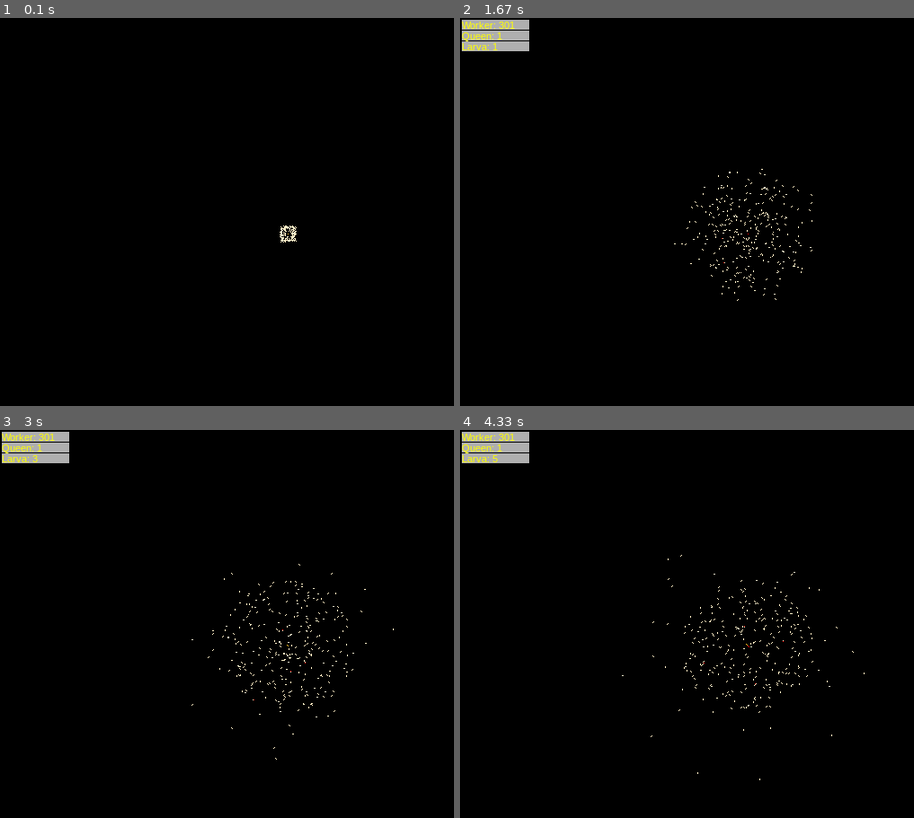
Above: before the commit, frames 1-4 (two rows, left to right).
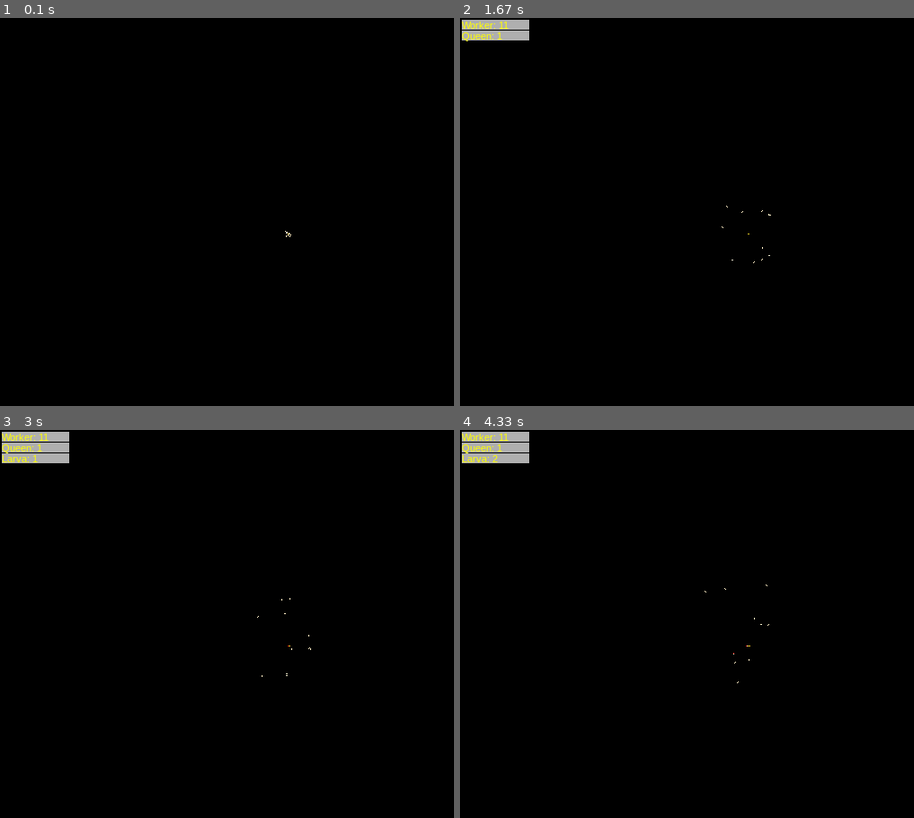
Above: after the commit, the same moments.

Repository: buxx/simtermites
Game: pygame game, started from main.py
The game is run twice, just before and just after one commit, with the same random seed, the same clock (stepped at 60 frames per second) and the same inputs. The source is Python 2; it was converted automatically to run under Python 3.
Inputs:
- Up to frame 1 (0.1 s): no input
- Up to frame 2 (1.67 s): no input
- Up to frame 3 (3 s): no input
- Up to frame 4 (4.33 s): no input

The runs differ from the first frame. In frame 1, less than 0.1% of the frame differs, in the area x 61-66%, y 53-58%; in frame 2, 0.7%, in the area x 0-78%, y 0-73%; in frame 3, 0.3%; in frame 4, 0.3%.

Commit message:
PPassage a l'age adulte des Larves (work hardcoded)

Diff:
--- a/config/Configuration.py
+++ b/config/Configuration.py
@@ -5,16 +5,16 @@
   CONF_SCREEN_WIDTH_MIDDLE = 320
   CONF_SCREEN_HEIGHT = 480
   CONF_SCREEN_HEIGHT_MIDDLE = 240
-  CONF_CLOCK_TICK = None # None is allowed
+  CONF_CLOCK_TICK = 25 # None is allowed
 
-  CONF_TERMITES_COUNT_WORKER_NOWORK = 100
-  CONF_TERMITES_COUNT_WORKER_NURSING = 200
+  CONF_TERMITES_COUNT_WORKER_NOWORK = 5
+  CONF_TERMITES_COUNT_WORKER_NURSING = 5
 
   """
   Position de zones
   """
   ZONE_NURSERY_POSITION = [320, 240]
-  ZONE_NURSERY_RADIUS = 74
+  ZONE_NURSERY_RADIUS = 34
 
   """
   Regles pour les zones
@@ -42,5 +42,15 @@
   TERMITE_QUEEN_MOVE_WAIT_PROBABILITY = [99, 100]
   TERMITE_MOVE_DIRECTION_SAME_WAY_PROBABILITY = [1, 1]
   TERMITE_MOVING_SAME_WAY_SLIGHTLY_TURN_PROBABILITY = [1, 2]
-  """ La rein pond un eouf tous les x cycles """
+  """ La reine pond un eouf tous les x cycles """
   TERMITE_QUEEN_LAY_EACH_CYCLE = 50
+
+  """
+    Cycles de vies
+  """
+  LILECYCLE_EACH_CYCLE = 25
+  """ Duree de vie maximum """
+  TERMITES_LIFETIMES = {
+    'Worker' : 900 # 900:15min
+  }
+  LARVA_HATCH_CYCLES = 60 # 300:5min
--- a/lib/actions/Lay.py
+++ b/lib/actions/Lay.py
@@ -11,4 +11,3 @@
 
   def do(self):
     self.simulation.termites_simulator.addNewObjectToSimulation(self.brain.host.getLayPosition(), self.egg)
-    self.simulation.core.statistics.increaseData('Larva')
--- a/lib/entity/ObjectAlive.py
+++ b/lib/entity/ObjectAlive.py
@@ -7,6 +7,7 @@
   last_direction = None
   length = None
   brain = None
+  lifecycle_left = -1
 
   def __init__(self, brain, length):
 
@@ -46,3 +47,6 @@
 
   def getBeforeLastPosition(self):
     return self.trace[self.length-2]
+
+  def runLifeCycle(self, simulation):
+    pass
--- a/lib/entity/bug/termite/Larva.py
+++ b/lib/entity/bug/termite/Larva.py
@@ -1,10 +1,13 @@
 from lib.entity.bug.termite.Termite import Termite
 from lib.brain.bug.termite.Larva import Larva as LarvaBrain
 from collections import deque
+from lib.entity.bug.termite.Worker import Worker
+from config.Configuration import Configuration
 
 class Larva(Termite):
 
   color = 255, 0, 0
+  hatch_cyles = Configuration.LARVA_HATCH_CYCLES
 
   def __init__(self):
     Termite.__init__(self, LarvaBrain(self), 1)
@@ -13,7 +16,6 @@
     if self.carried_by == None:
       return self.position
     else:
-      print('deplacement larve porte')
       return self.carried_by.getPosition()
 
   def setCarriedBy(self, carrier):
@@ -24,3 +26,19 @@
     # etrange ... il n'y a rien dans self.carried_by, on utilise alors un parametre
     self.initializePosition(host_putter.getPosition())
     self.carried_by = None
+
+  def runLifeCycle(self, simulation):
+    Termite.runLifeCycle(self, simulation)
+    if self.carried_by == None:
+      self.hatch_cyles = self.hatch_cyles - 1
+      self.hatchIfReady(simulation)
+
+  def hatchIfReady(self, simulation):
+    if self.hatch_cyles == 0:
+      simulation.termites_simulator.addNewObjectToSimulation(self.getPosition(), Worker('Nursing'))
+      self.destroy()
+      simulation.termites_simulator.deleteObjectFromSimulation(self)
+
+  def destroy(self):
+    if self.carried_by != None:
+      self.carried_by.object_carried = None
--- a/lib/simulation/SimulationManager.py
+++ b/lib/simulation/SimulationManager.py
@@ -16,6 +16,8 @@
 
   # TODO: bien place le system de compteur de stats ?
   statistics_display_counter = 25
+  filecycle_counter = Configuration.LILECYCLE_EACH_CYCLE
+  lifecycle_now = False
 
   objects_positions_grid = {}
   objects_positions_grid_previous_cycle = {}
@@ -49,6 +51,7 @@
     self.termites_simulator.runActions()
     self.core.updateDisplay()
     self.updateStatisticsIfCount()
+    self.runLifeCyclecounter()
 
     if (Configuration.CONF_CLOCK_TICK):
       self.core.pygame.clock.tick(Configuration.CONF_CLOCK_TICK)
@@ -59,6 +62,13 @@
       self.statistics_display_counter = 25
     else:
       self.statistics_display_counter = self.statistics_display_counter-1
+
+  def runLifeCyclecounter(self):
+    self.filecycle_counter = self.filecycle_counter-1
+    self.lifecycle_now = False
+    if self.filecycle_counter == 0:
+      self.lifecycle_now = True
+      self.filecycle_counter = Configuration.LILECYCLE_EACH_CYCLE
 
   def addObjectPositionInGrid(self, object):
 
@@ -71,7 +81,15 @@
 
 
   def addNewObjectToSimulation(self, position, object):
+    self.core.statistics.increaseData(object.__class__.__name__)
     self.placer.place(position, object)
+
+  def deleteObjectFromSimulation(self, object):
+    self.core.statistics.uncreaseData(object.__class__.__name__)
+    # TODO: Avoir un objetqui gere la suppression d'element
+    for position in object.trace:
+      self.core.pygame.colorizer.colorizePixel(position, (0,0,0))
+    del object
 
   def findObjectNearPosition(self, object_class, position_ref, distance, allow_same_position):
     possibles_coordonates = get_near_coordonates_for_position(position_ref, distance, allow_same_position)
--- a/lib/simulation/TermitesSimulator.py
+++ b/lib/simulation/TermitesSimulator.py
@@ -15,8 +15,13 @@
     for termite in self.termites:
       termite.think(self.simulation)
       termite.doAction()
+      if self.simulation.lifecycle_now:
+        termite.runLifeCycle(self.simulation)
       self.simulation.addObjectPositionInGrid(termite)
 
   def addNewObjectToSimulation(self, position, object):
-    self.termites.append(object)
     self.simulation.addNewObjectToSimulation(position, object)
+
+  def deleteObjectFromSimulation(self, object):
+    self.termites[:] = [p for p in self.termites if p != object]
+    self.simulation.deleteObjectFromSimulation(object)
